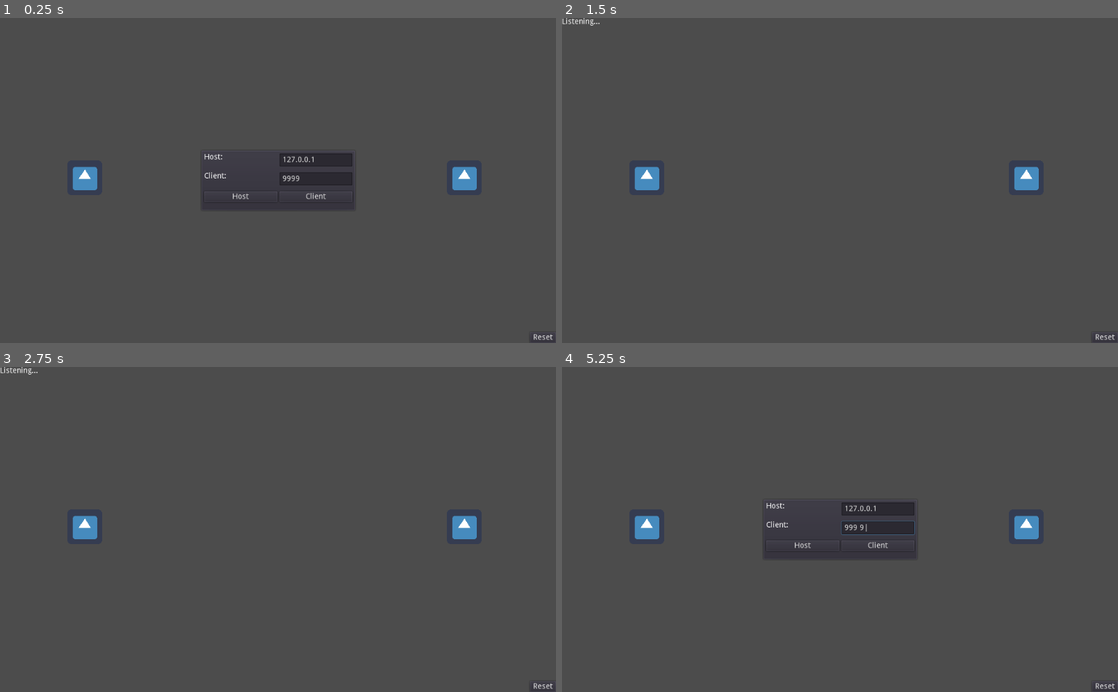
Above: before the commit, frames 1-4 (two rows, left to right).
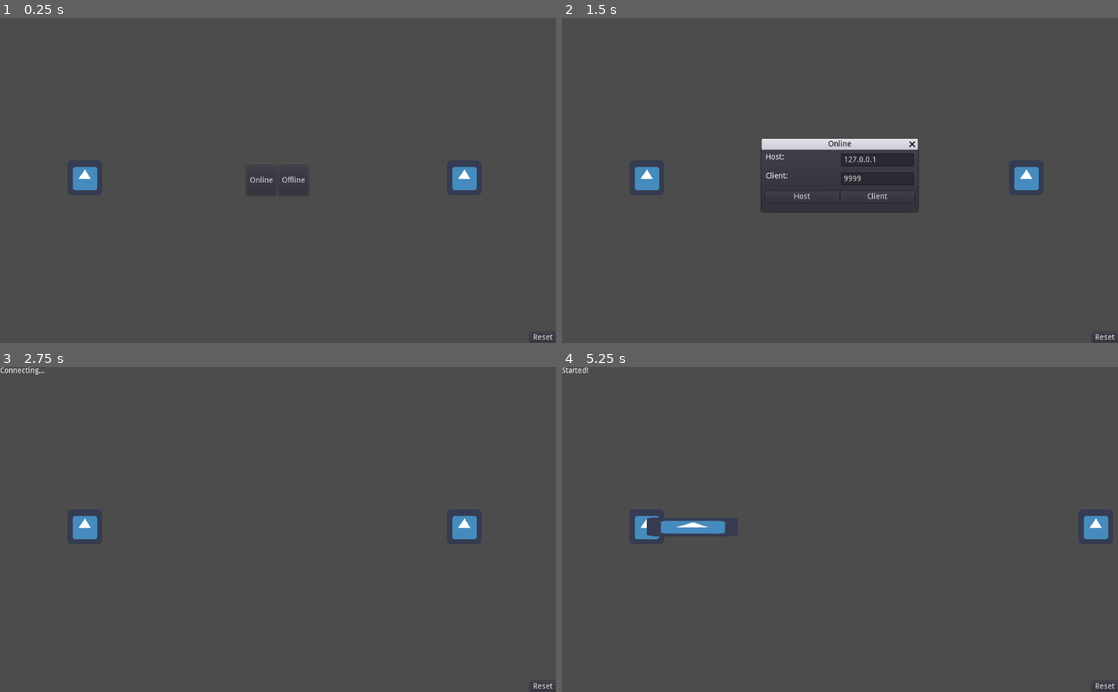
Above: after the commit, the same moments.

Repository: FrachLouz/Project_UCOFighters
Game: Godot game, scene res://Main.tscn
Two runs of this game, one before a commit and one after it. Both use one fixed random seed, a clock stepped at 60 frames per second and the inputs below. The engine's default icon, where the game draws it, is replaced by a stand-in: a white triangle on a blue panel in a dark square.
Inputs (mouse positions are in pixels of both pictures, inside the frame that each line leads up to):
- Up to frame 1 (0.25 s): no input
- Up to frame 2 (1.5 s): click (801, 196) at 0.5 s, where only the run before the commit has a clickable "Host"; click (823, 180) at 1.25 s, where only the run after the commit has a clickable "Online"
- Up to frame 3 (2.75 s): click (316, 545) at 2 s, where only the run after the commit has a clickable "Client"
- Up to frame 4 (5.25 s): click "Reset" at 2.75 s; click (856, 529) at 3.5 s, where only the run after the commit has a clickable "Offline"; tap Enter at 4.25 s; move the mouse to (962, 513) at 4.27 s; hold Right (ui_right) 4.28-5.03 s; tap Space (ui_attack, bound only before the commit) at 4.35, 5.1 s; click (962, 513) at 4.42 s; move the mouse to (728, 545) at 5.02 s; hold Down from 5.03 s (still down)

The runs differ from the first frame. In frame 1, 1.3% of the frame differs, in the area x 36-64%, y 41-59%; in frame 2, 3.2%, in the area x 0-65%, y 0-60%; in frame 3, less than 0.1%; in frame 4, 2.8%.

Commit message:
Implementacion de offline, save previo areorganizar los estados de lock

Diff:
--- a/Main.gd
+++ b/Main.gd
@@ -1,5 +1,8 @@
 extends Node2D
 
+const DummyNetworkAdaptor = preload("res://addons/godot-rollback-netcode/DummyNetworkAdaptor.gd")
+
+onready var main_menu = $CanvasLayer/MainMenu
 onready var connection_panel = $CanvasLayer/ConnectionPanel
 onready var host_field = $CanvasLayer/ConnectionPanel/GridContainer/HostField
 onready var port_field = $CanvasLayer/ConnectionPanel/GridContainer/PortField
@@ -21,6 +24,7 @@
 	var peer = NetworkedMultiplayerENet.new()
 	peer.create_server(int(port_field.text), 1)
 	get_tree().network_peer = peer
+	main_menu.visible = false
 	connection_panel.visible = false
 	message_label.text = "Listening..."
 
@@ -28,6 +32,7 @@
 	var peer = NetworkedMultiplayerENet.new()
 	peer.create_client(host_field.text, int(port_field.text))
 	get_tree().network_peer = peer
+	main_menu.visible = false
 	connection_panel.visible = false
 	message_label.text = "Connecting..."
 
@@ -43,7 +48,7 @@
 
 	if get_tree().is_network_server():
 		message_label.text = "Starting..."
-		yield(get_tree().create_timer(2.0), "timeout")
+		yield(get_tree().create_timer(1.0), "timeout")
 		SyncManager.start()
 
 func _on_network_peer_disconnected(peer_id: int):
@@ -82,3 +87,16 @@
 	if peer:
 		peer.close_connection()
 	get_tree().reload_current_scene()
+
+
+func _on_OnlineButton_pressed():
+	main_menu.visible = false
+	connection_panel.popup_centered()
+	SyncManager.reset_network_adaptor()
+
+
+func _on_OfflineButton_pressed():
+	main_menu.visible = false
+	SyncManager.network_adaptor = DummyNetworkAdaptor.new()
+	SyncManager.start()
+	$ClientPlayer.input_prefix = "player2_"
--- a/Main.tscn
+++ b/Main.tscn
@@ -9,7 +9,28 @@
 
 [node name="CanvasLayer" type="CanvasLayer" parent="."]
 
-[node name="ConnectionPanel" type="PanelContainer" parent="CanvasLayer"]
+[node name="MainMenu" type="HBoxContainer" parent="CanvasLayer"]
+anchor_left = 0.5
+anchor_top = 0.5
+anchor_right = 0.5
+anchor_bottom = 0.5
+margin_left = -58.0
+margin_top = -27.5
+margin_right = 56.0
+margin_bottom = 27.5
+
+[node name="OnlineButton" type="Button" parent="CanvasLayer/MainMenu"]
+margin_right = 55.0
+margin_bottom = 55.0
+text = "Online"
+
+[node name="OfflineButton" type="Button" parent="CanvasLayer/MainMenu"]
+margin_left = 59.0
+margin_right = 114.0
+margin_bottom = 55.0
+text = "Offline"
+
+[node name="ConnectionPanel" type="WindowDialog" parent="CanvasLayer"]
 anchor_left = 0.5
 anchor_top = 0.5
 anchor_right = 0.5
@@ -18,6 +39,7 @@
 margin_top = -57.0
 margin_right = 143.5
 margin_bottom = 57.0
+window_title = "Online"
 
 [node name="GridContainer" type="GridContainer" parent="CanvasLayer/ConnectionPanel"]
 margin_left = 7.0
@@ -107,6 +129,8 @@
 [node name="Wall2" parent="." instance=ExtResource( 3 )]
 position = Vector2( 1025, -2 )
 
+[connection signal="pressed" from="CanvasLayer/MainMenu/OnlineButton" to="." method="_on_OnlineButton_pressed"]
+[connection signal="pressed" from="CanvasLayer/MainMenu/OfflineButton" to="." method="_on_OfflineButton_pressed"]
 [connection signal="pressed" from="CanvasLayer/ConnectionPanel/GridContainer/HostButton" to="." method="_on_HostButton_pressed"]
 [connection signal="pressed" from="CanvasLayer/ConnectionPanel/GridContainer/ClientButton" to="." method="_on_ClientButton_pressed"]
 [connection signal="pressed" from="CanvasLayer/ResetButton" to="." method="_on_ResetButton_pressed"]
--- a/Player.gd
+++ b/Player.gd
@@ -3,24 +3,30 @@
 const Punch = preload("res://Attacks/Punch.tscn")
 const Kick = preload("res://Attacks/Kick.tscn")
 const PuncHitbox = preload("res://Attacks/PunchHitbox.tscn")
+
+var input_prefix := "player1_"
+var speed := 8
+
 onready var collision_shape = $CollisionShape2D
-var speed := 8
-onready var is_player_lock = false #En true, evitara que el jugador realize cualquier accion
-onready var is_player_lock_kick = false
-onready var cancelable = false
+onready var is_player1_lock = false #En true, evitara que el jugador realize cualquier accion
+onready var is_player1_lock_kick = false
+onready var is_player1_cancelable = false
+onready var is_player2_lock = false #En true, evitara que el jugador realize cualquier accion
+onready var is_player2_lock_kick = false
+onready var is_player2_cancelable = false
 
 func _ready() -> void:
 	SyncManager.connect("scene_spawned", self, "_on_SyncManager_scene_spawned")
 	SyncManager.connect("scene_despawned", self, "_on_SyncManager_scene_despawned")
 
 func _get_local_input() -> Dictionary:
-	var input_vector = Input.get_vector("ui_left", "ui_right", "ui_up", "ui_down")
+	var input_vector = Input.get_vector(input_prefix + "left", input_prefix + "right", "ui_up", "ui_down")
 	var input := {}
 
 	if input_vector != Vector2.ZERO:
 		input["input_vector"] = input_vector
 
-	if Input.is_action_just_pressed("ui_attack"):
+	if Input.is_action_just_pressed(input_prefix + "attack"):
 		input["attack"] = true
 
 	return input
@@ -33,14 +39,13 @@
 func _network_process(input: Dictionary) -> void:
 	var motion = input.get("input_vector", Vector2.ZERO).normalized() * speed
 
-	if input.get("attack", false) && not is_player_lock && not is_player_lock_kick:
+	if input.get("attack", false) && not is_player1_lock && not is_player1_lock_kick:
 		SyncManager.spawn("Punch", get_parent(), Punch, { position = global_position, player = self})
 
-	if input.get("attack", false) && cancelable:
+	if input.get("attack", false) && is_player1_cancelable:
 		SyncManager.spawn("Kick", get_parent(), Kick, { position = global_position, player = self})
-		print("SE HA CANCELADO EL ATAQUE EN PATADA")
 
-	if not _will_collide(motion) && not is_player_lock && not is_player_lock_kick:
+	if not _will_collide(motion) && not is_player1_lock && not is_player1_lock_kick:
 		position += motion
 
 func _will_collide(motion: Vector2) -> bool:
@@ -50,7 +55,7 @@
 	var params = Physics2DShapeQueryParameters.new()
 	params.set_shape(shape)
 	params.set_transform(Transform2D(0, global_position + motion))
-	params.set_margin(0)
+	params.set_margin(0.2)
 	params.exclude = [self]
 
 	var result = space_state.intersect_shape(params, 1)
@@ -58,29 +63,29 @@
 
 func _on_SyncManager_scene_spawned(name, spawned_node, scene, data) -> void:
 	if name == 'Punch':
-		#spawned_node.connect("hit", self, "_on_attack_hit")
-		is_player_lock = true
+			is_player1_lock = true
 	if name == 'Kick':
-		is_player_lock_kick = true
+		is_player1_lock_kick = true
 
 func _on_SyncManager_scene_despawned(name, despawned_node) -> void:
 	if name == 'Punch':
 		#despawned_node.disconnect("hit", self, "_on_attack_hit")
-		is_player_lock = false
-		cancelable = false
+
+		is_player1_lock = false
+		is_player1_cancelable = false
 	if name == 'PunchHitbox':
-		cancelable = true
+		is_player1_cancelable = true
 	if name == 'Kick':
-		is_player_lock_kick = false
+		is_player1_lock_kick = false
 
 func _save_state() -> Dictionary:
 	return { "position": position,
-		"is_player_lock": is_player_lock,
-		"cancelable": cancelable,
-		"is_player_lock_kick": is_player_lock_kick}
+		"is_player1_lock": is_player1_lock,
+		"is_player1_cancelable": is_player1_cancelable,
+		"is_player_lock_kick": is_player1_lock_kick}
 
 func _load_state(state: Dictionary) -> void:
 	position = state["position"]
-	is_player_lock = state["is_player_lock"]
-	cancelable = state["cancelable"]
-	is_player_lock_kick = state["is_player_lock_kick"]
+	is_player1_lock = state["is_player1_lock"]
+	is_player1_cancelable = state["is_player1_cancelable"]
+	is_player1_lock_kick = state["is_player_lock_kick"]
--- a/project.godot
+++ b/project.godot
@@ -74,11 +74,41 @@
 "events": [ Object(InputEventKey,"resource_local_to_scene":false,"resource_name":"","device":0,"alt":false,"shift":false,"control":false,"meta":false,"command":false,"pressed":false,"scancode":16777254,"physical_scancode":0,"unicode":0,"echo":false,"script":null)
  ]
 }
-ui_attack={
+player1_left={
+"deadzone": 0.5,
+"events": [ Object(InputEventKey,"resource_local_to_scene":false,"resource_name":"","device":0,"alt":false,"shift":false,"control":false,"meta":false,"command":false,"pressed":false,"scancode":65,"physical_scancode":0,"unicode":0,"echo":false,"script":null)
+ ]
+}
+player1_right={
+"deadzone": 0.5,
+"events": [ Object(InputEventKey,"resource_local_to_scene":false,"resource_name":"","device":0,"alt":false,"shift":false,"control":false,"meta":false,"command":false,"pressed":false,"scancode":68,"physical_scancode":0,"unicode":0,"echo":false,"script":null)
+ ]
+}
+player1_attack={
 "deadzone": 0.5,
 "events": [ Object(InputEventKey,"resource_local_to_scene":false,"resource_name":"","device":0,"alt":false,"shift":false,"control":false,"meta":false,"command":false,"pressed":false,"scancode":32,"physical_scancode":0,"unicode":0,"echo":false,"script":null)
  ]
 }
+player2_left={
+"deadzone": 0.5,
+"events": [ Object(InputEventKey,"resource_local_to_scene":false,"resource_name":"","device":0,"alt":false,"shift":false,"control":false,"meta":false,"command":false,"pressed":false,"scancode":16777231,"physical_scancode":0,"unicode":0,"echo":false,"script":null)
+ ]
+}
+player2_right={
+"deadzone": 0.5,
+"events": [ Object(InputEventKey,"resource_local_to_scene":false,"resource_name":"","device":0,"alt":false,"shift":false,"control":false,"meta":false,"command":false,"pressed":false,"scancode":16777233,"physical_scancode":0,"unicode":0,"echo":false,"script":null)
+ ]
+}
+player2_attack={
+"deadzone": 0.5,
+"events": [ Object(InputEventKey,"resource_local_to_scene":false,"resource_name":"","device":0,"alt":false,"shift":false,"control":false,"meta":false,"command":false,"pressed":false,"scancode":16777221,"physical_scancode":0,"unicode":0,"echo":false,"script":null)
+ ]
+}
+
+[network]
+
+rollback/debug/rollback_ticks=4
+rollback/debug/random_rollback_ticks=10
 
 [physics]
 
